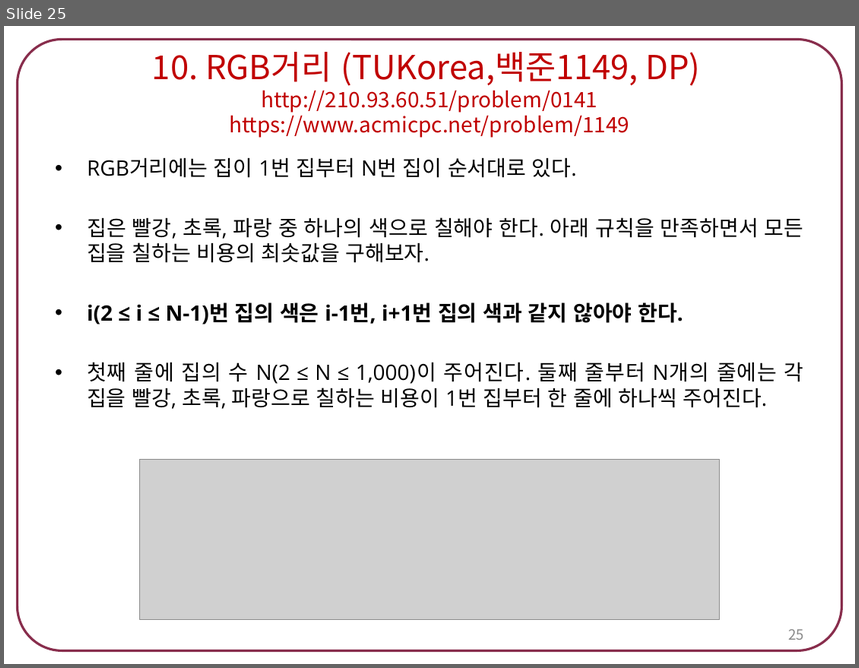
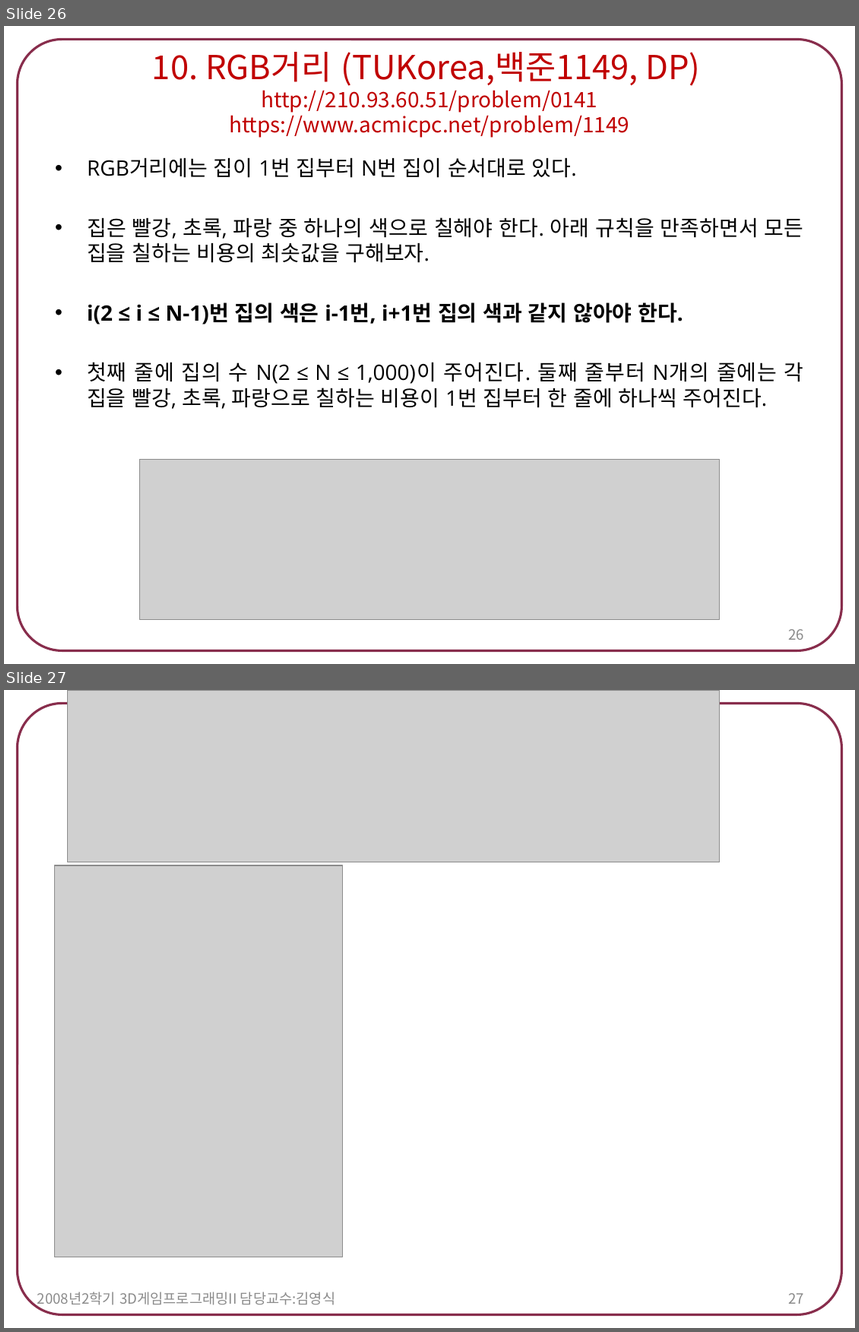
Before and after one commit to tlsdn0403/4-1, a slide deck: 스크립트언어/2021182014 박신우 숙제6. 다이나믹 프로그래밍.pptx. Shown one above the other, each under a label of ours: slide 25 before the commit, slides 26 and 27 after it. The pictures are 859x668 and 859x1332 pixels, drawn with LibreOffice and Linux fonts; fonts in the diff are those of the drawing; grey boxes stand for pictures. Boxes give left, top, right and bottom in pixels: in the first picture for what was removed or moved away, otherwise in the second. Text is boxed around its words. In the diff, an @@ line names an element or a change of style, - is before the commit and + after.

```diff
--- a/스크립트언어/2021182014 박신우 숙제6. 다이나믹 프로그래밍.pptx
+++ b/스크립트언어/2021182014 박신우 숙제6. 다이나믹 프로그래밍.pptx
@@ slide 27 added at box(4, 690, 855, 1328), background #FFFFFF; not listed: 1 template element that a slide beside it also shows @@
@@ picture added at box(68, 690, 720, 862) @@
@@ picture added at box(54, 866, 343, 1257) @@
@@ text added at box(37, 1292, 335, 1309), 12 pt, text #8C8C8C @@
+2008년2학기 3D게임프로그래밍II 담당교수:김영식
@@ page number added at box(788, 1293, 804, 1304), 12 pt, text #898989 @@
+27
@@ what was slide 25 is now slide 26 @@
@@ page number at box(788, 629, 804, 640): text changed @@
-25
+26
```
Also in this commit, not shown: 1 other slide added, 3 other files.
